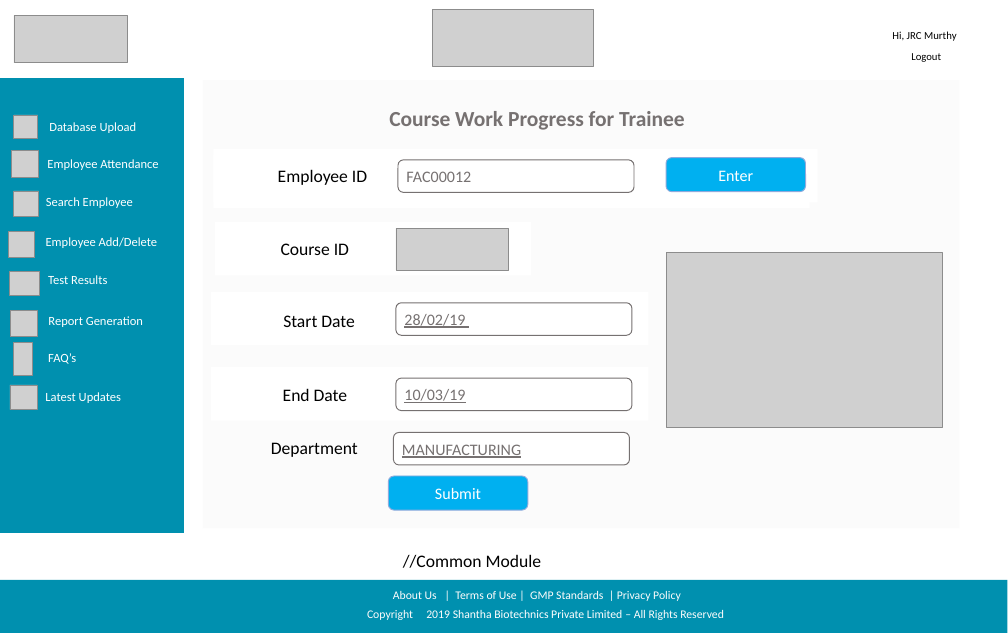
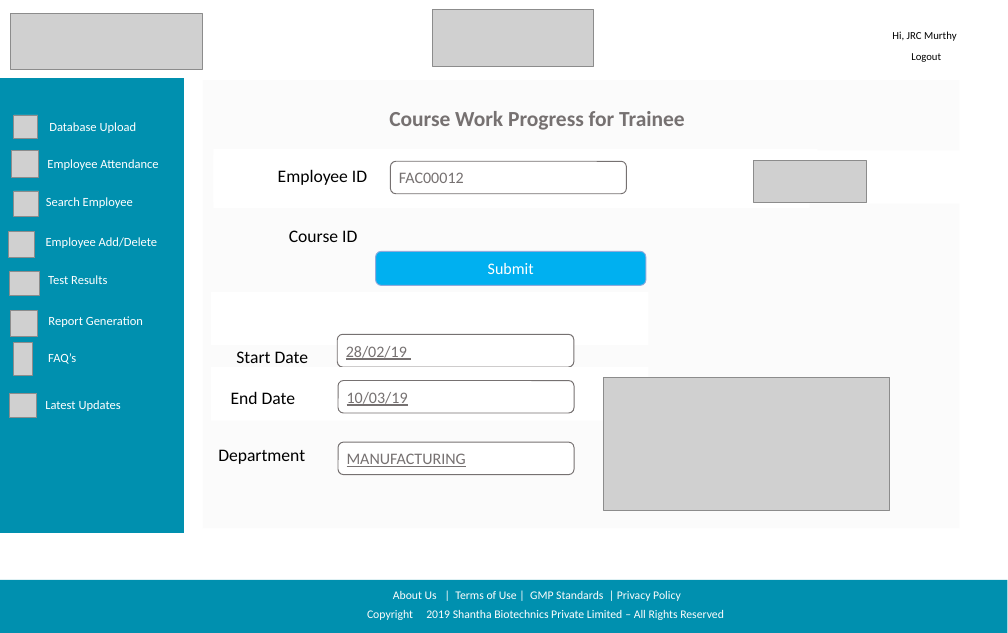
Before and after one commit to sarthakbhutani/Shantha_sih2019, a slide deck: slide 4 of Documentation/Screen Designs/Shanta Sanofi Screen Designs.pptx. Drawn at 1008x633 pixels with LibreOffice and Linux fonts; fonts in the diff are those of the drawing; grey boxes stand for pictures; background and template pictures are left out. Boxes give left, top, right and bottom in pixels: in the first picture for what was removed or moved away, otherwise in the second. Text is boxed around its words. In the diff, an @@ line names an element or a change of style, - is before the commit and + after.

```diff
--- a/Documentation/Screen Designs/Shanta Sanofi Screen Designs.pptx
+++ b/Documentation/Screen Designs/Shanta Sanofi Screen Designs.pptx
@@ picture resized from (x1=14, y1=15, x2=127, y2=63) to (x1=11, y1=13, x2=203, y2=69) @@
@@ rounded rectangle "FAC00012" moved from (x1=398, y1=160, x2=634, y2=192) to (x1=390, y1=161, x2=627, y2=193) @@
@@ text "E" rewrapped from (x1=426, y1=314, x2=434, y2=328) to (x1=644, y1=151, x2=959, y2=204) @@
@@ rounded rectangle removed at (x1=666, y1=158, x2=805, y2=191) @@
-Enter
@@ picture moved from (x1=396, y1=229, x2=509, y2=270) to (x1=753, y1=160, x2=866, y2=202) @@
@@ text "Course ID" moved from (x1=281, y1=243, x2=349, y2=255) to (x1=289, y1=230, x2=357, y2=242) @@
@@ rounded rectangle "Submit" resized from (x1=388, y1=476, x2=528, y2=510) to (x1=376, y1=251, x2=646, y2=285) @@
@@ picture removed at (x1=667, y1=253, x2=942, y2=428) @@
@@ text "Start Date" moved from (x1=283, y1=315, x2=355, y2=327) to (x1=236, y1=351, x2=309, y2=363) @@
@@ rounded rectangle "28/02/19" moved from (x1=396, y1=303, x2=632, y2=336) to (x1=337, y1=334, x2=573, y2=367) @@
@@ text "End Date" moved from (x1=283, y1=388, x2=348, y2=401) to (x1=231, y1=391, x2=296, y2=404) @@
@@ rounded rectangle "10/03/19" moved from (x1=396, y1=378, x2=632, y2=411) to (x1=338, y1=381, x2=575, y2=413) @@
@@ picture added at (x1=604, y1=377, x2=889, y2=511) @@
@@ picture moved from (x1=10, y1=385, x2=37, y2=409) to (x1=10, y1=393, x2=37, y2=418) @@
@@ text "Latest Updates" moved from (x1=45, y1=392, x2=121, y2=403) to (x1=45, y1=400, x2=121, y2=411) @@
@@ text "Department" moved from (x1=271, y1=442, x2=358, y2=457) to (x1=218, y1=449, x2=305, y2=464) @@
@@ rounded rectangle "MANUFACTURING" moved from (x1=393, y1=433, x2=630, y2=465) to (x1=338, y1=442, x2=575, y2=475) @@
@@ text removed at (x1=403, y1=554, x2=542, y2=568) @@
-//Common Module
```
Also in this commit, not shown: 15 other slides changed, 3 slides removed.
